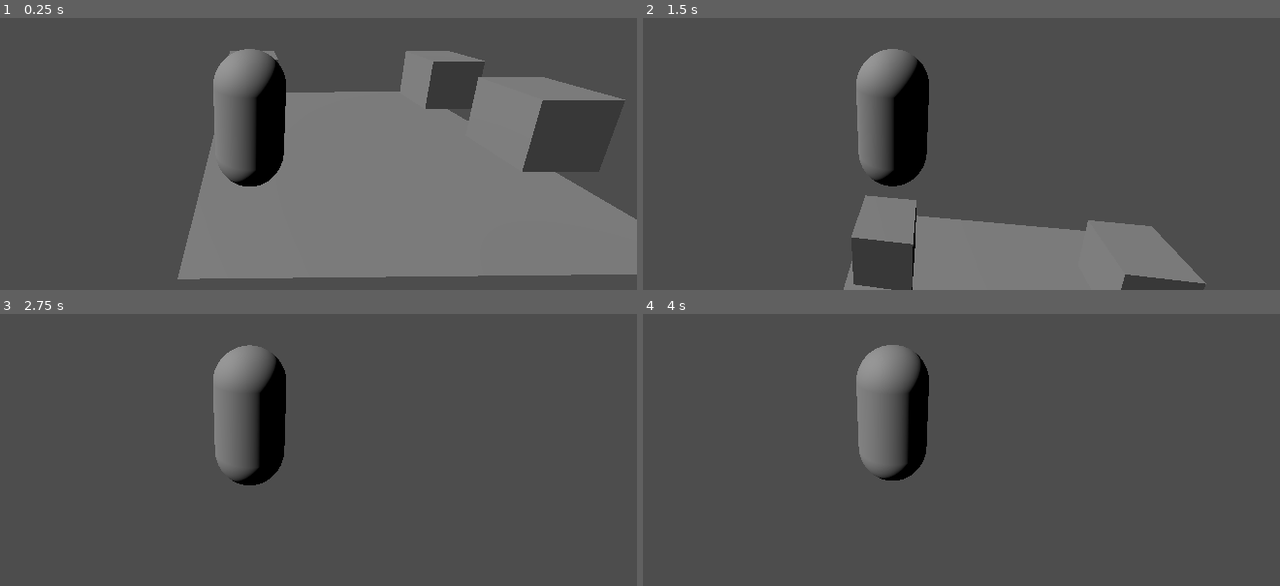
Above: before the commit, frames 1-4 (two rows, left to right).
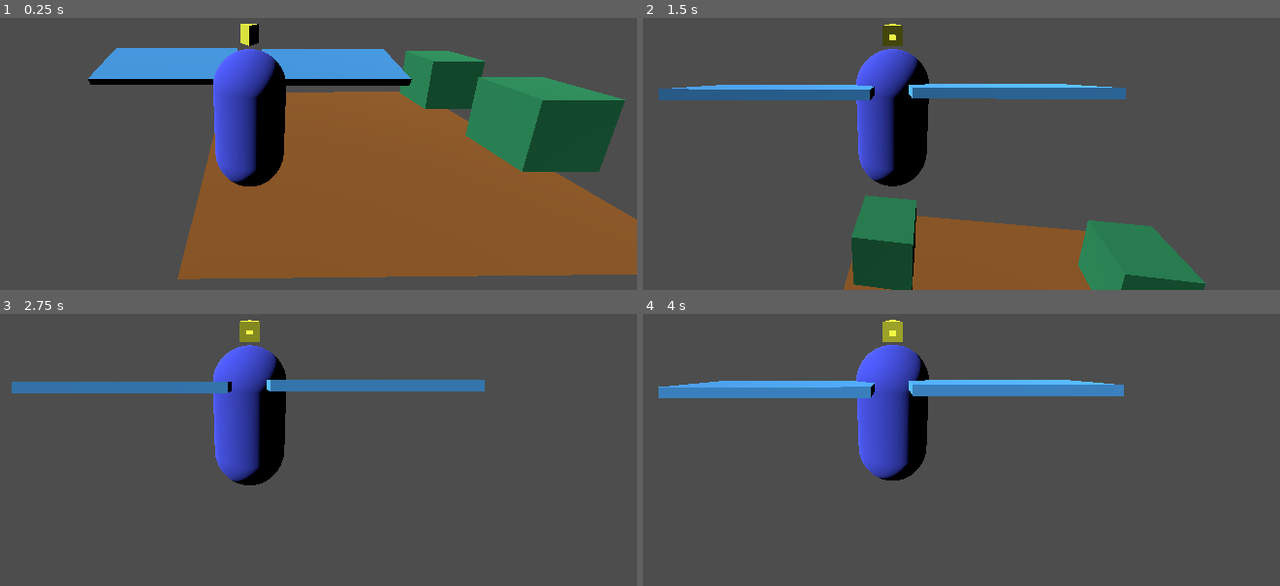
Above: after the commit, the same moments.

Repository: AidanNC/ProjectBeanstalk
Game: Godot game, scene res://Scenes/main.tscn
The game is run twice, just before and just after one commit, with the same random seed, the same clock (stepped at 60 frames per second) and the same inputs.
Inputs (mouse positions are in pixels of both pictures, inside the frame that each line leads up to):
- Up to frame 1 (0.25 s): no input
- Up to frame 2 (1.5 s): tap Enter at 0.5 s; move the mouse to (936, 69) at 0.52 s; hold W (move_forward) from 0.53 s (still down); tap Space (jump) at 0.77 s; move the mouse to (853, 75) at 1.27 s
- Up to frame 3 (2.75 s): keep holding W (move_forward); tap Space (jump) at 1.52 s; move the mouse to (267, 360) at 2.02 s
- Up to frame 4 (4 s): keep holding W (move_forward); tap Space (jump) at 2.75, 3.02, 3.77 s; move the mouse to (885, 376) at 2.77 s; tap Enter at 3.5 s; move the mouse to (948, 373) at 3.52 s

The runs differ from the first frame. In frame 1, 52% of the frame differs, in the area x 13-100%, y 2-97%; in frame 2, 20%; in frame 3, 6.6%; in frame 4, 7.8%.

Commit message:
change: color of objects, add: player faces movement direction

Diff:
--- a/projectbeanstalk/Scenes/brick.tscn
+++ b/projectbeanstalk/Scenes/brick.tscn
@@ -1,8 +1,12 @@
-[gd_scene load_steps=3 format=3 uid="uid://drlyhyvgfgg2x"]
+[gd_scene load_steps=4 format=3 uid="uid://drlyhyvgfgg2x"]
 
 [sub_resource type="BoxShape3D" id="BoxShape3D_pn5wc"]
 
+[sub_resource type="StandardMaterial3D" id="StandardMaterial3D_pn5wc"]
+albedo_color = Color(0.138383, 0.561524, 0.349117, 1)
+
 [sub_resource type="BoxMesh" id="BoxMesh_lvh1d"]
+material = SubResource("StandardMaterial3D_pn5wc")
 
 [node name="Brick" type="Node3D"]
 
--- a/projectbeanstalk/Scenes/floor.tscn
+++ b/projectbeanstalk/Scenes/floor.tscn
@@ -1,9 +1,13 @@
-[gd_scene load_steps=3 format=3 uid="uid://bo6h63cr12j7i"]
+[gd_scene load_steps=4 format=3 uid="uid://bo6h63cr12j7i"]
 
 [sub_resource type="BoxShape3D" id="BoxShape3D_pn5wc"]
 size = Vector3(5.4834, 0.11377, 5.59888)
 
+[sub_resource type="StandardMaterial3D" id="StandardMaterial3D_ik5og"]
+albedo_color = Color(0.615686, 0.376471, 0.129412, 1)
+
 [sub_resource type="PlaneMesh" id="PlaneMesh_ik5og"]
+material = SubResource("StandardMaterial3D_ik5og")
 
 [node name="Floor" type="Node3D"]
 
--- a/projectbeanstalk/Scenes/player.tscn
+++ b/projectbeanstalk/Scenes/player.tscn
@@ -1,32 +1,78 @@
-[gd_scene load_steps=5 format=3 uid="uid://oc5bvafr0563"]
+[gd_scene load_steps=12 format=3 uid="uid://oc5bvafr0563"]
 
 [ext_resource type="Script" uid="uid://cj2u231ksfaeb" path="res://scripts/character_body_3d.gd" id="1_v0iea"]
 [ext_resource type="Script" uid="uid://dnl25i4iukeq" path="res://scripts/camroot.gd" id="2_cvnsp"]
 
 [sub_resource type="CapsuleShape3D" id="CapsuleShape3D_f60y1"]
 
+[sub_resource type="StandardMaterial3D" id="StandardMaterial3D_6t5aa"]
+albedo_color = Color(0.290196, 0.678431, 1, 1)
+
+[sub_resource type="BoxMesh" id="BoxMesh_vgqql"]
+material = SubResource("StandardMaterial3D_6t5aa")
+
+[sub_resource type="StandardMaterial3D" id="StandardMaterial3D_vgqql"]
+albedo_color = Color(0.968627, 1, 0.247059, 1)
+
+[sub_resource type="PrismMesh" id="PrismMesh_fkybt"]
+material = SubResource("StandardMaterial3D_vgqql")
+
+[sub_resource type="StandardMaterial3D" id="StandardMaterial3D_fkybt"]
+albedo_color = Color(0.968627, 1, 0.247059, 1)
+
+[sub_resource type="BoxMesh" id="BoxMesh_x3wgy"]
+material = SubResource("StandardMaterial3D_fkybt")
+
+[sub_resource type="StandardMaterial3D" id="StandardMaterial3D_cvnsp"]
+albedo_color = Color(0.290196, 0.34902, 1, 1)
+
 [sub_resource type="CapsuleMesh" id="CapsuleMesh_f60y1"]
+material = SubResource("StandardMaterial3D_cvnsp")
 
 [node name="Player" type="Node3D"]
 
-[node name="CharacterBody3D" type="CharacterBody3D" parent="." node_paths=PackedStringArray("camera")]
+[node name="Player_Body" type="CharacterBody3D" parent="." node_paths=PackedStringArray("camera")]
 script = ExtResource("1_v0iea")
 camera = NodePath("Camroot/h/v/Camera")
 jumpVelocity = 7.16
 
-[node name="CollisionShape3D" type="CollisionShape3D" parent="CharacterBody3D"]
+[node name="CollisionShape3D" type="CollisionShape3D" parent="Player_Body"]
 shape = SubResource("CapsuleShape3D_f60y1")
 
-[node name="MeshInstance3D" type="MeshInstance3D" parent="CharacterBody3D"]
-mesh = SubResource("CapsuleMesh_f60y1")
-
-[node name="Camroot" type="Node3D" parent="CharacterBody3D"]
+[node name="Camroot" type="Node3D" parent="Player_Body"]
 script = ExtResource("2_cvnsp")
 
-[node name="h" type="Node3D" parent="CharacterBody3D/Camroot"]
+[node name="h" type="Node3D" parent="Player_Body/Camroot"]
 
-[node name="v" type="Node3D" parent="CharacterBody3D/Camroot/h"]
+[node name="v" type="Node3D" parent="Player_Body/Camroot/h"]
 transform = Transform3D(1, 0, 0, 0, 1, 0, 0, 0, 1, 0, 1.31296, 0)
 
-[node name="Camera" type="Camera3D" parent="CharacterBody3D/Camroot/h/v"]
+[node name="Camera" type="Camera3D" parent="Player_Body/Camroot/h/v"]
 transform = Transform3D(1, 0, 0, 0, 0.965231, 0.261397, 0, -0.261397, 0.965231, 0, 0.377537, 3.72565)
+
+[node name="BODY" type="Node3D" parent="Player_Body"]
+
+[node name="Wings" type="Node3D" parent="Player_Body/BODY"]
+transform = Transform3D(-4.37114e-08, 0, 1, 0.489154, 0.872197, 2.13816e-08, -0.872197, 0.489154, -3.8125e-08, 0, 0.465267, -1.25593)
+
+[node name="MeshInstance3D" type="MeshInstance3D" parent="Player_Body/BODY/Wings"]
+transform = Transform3D(0.957814, 0.0255134, 0, -0.233012, 0.104875, 0, 0, 0, 2.08674, -0.471308, 0.466649, -1.2438)
+mesh = SubResource("BoxMesh_vgqql")
+
+[node name="MeshInstance3D2" type="MeshInstance3D" parent="Player_Body/BODY/Wings"]
+transform = Transform3D(0.957814, 0.0255134, 0, -0.233012, 0.104875, 0, 0, 0, 2.08674, -0.467506, 0.446293, 1.25888)
+mesh = SubResource("BoxMesh_vgqql")
+
+[node name="arrowtip" type="MeshInstance3D" parent="Player_Body/BODY"]
+transform = Transform3D(0.259313, 0, 0, 0, -1.13349e-08, -0.259313, 0, 0.259313, -1.13349e-08, 0, 1.2, 0)
+mesh = SubResource("PrismMesh_fkybt")
+skeleton = NodePath("../..")
+
+[node name="arrowbody" type="MeshInstance3D" parent="Player_Body/BODY"]
+transform = Transform3D(-2.19467e-08, 0, 0.0748483, 0, 0.0427573, 0, -0.502082, 0, -3.27172e-09, 0, 1.2, -0.330581)
+mesh = SubResource("BoxMesh_x3wgy")
+skeleton = NodePath("../..")
+
+[node name="B" type="MeshInstance3D" parent="Player_Body/BODY"]
+mesh = SubResource("CapsuleMesh_f60y1")
+skeleton = NodePath("../..")
--- a/projectbeanstalk/scripts/character_body_3d.gd
+++ b/projectbeanstalk/scripts/character_body_3d.gd
@@ -2,14 +2,28 @@
 @export var camera: Camera3D
 @export var speed: float = 2.0
 @export var jumpVelocity: float = 4.0
+@export var turnSpeed: float = 5.0
 
 var gravity = ProjectSettings.get_setting("physics/3d/default_gravity")
+var flying: bool = false
+var _theta : float
 
 func _physics_process(delta: float) -> void:
 	handleMovement()
 	handleJump()
 	applyGravity()
 	move_and_slide()
+
+	rotate_player(delta)
+
+	print(velocity)
+
+
+
+func rotate_player(delta):
+	if velocity.x != 0 or velocity.z != 0:
+		_theta = wrapf(atan2(velocity.x, velocity.z) - $BODY.rotation.y, -PI, PI)
+		$BODY.rotation.y += clamp(turnSpeed * delta, 0, abs(_theta)) * sign(_theta)
 
 
 func applyGravity():
